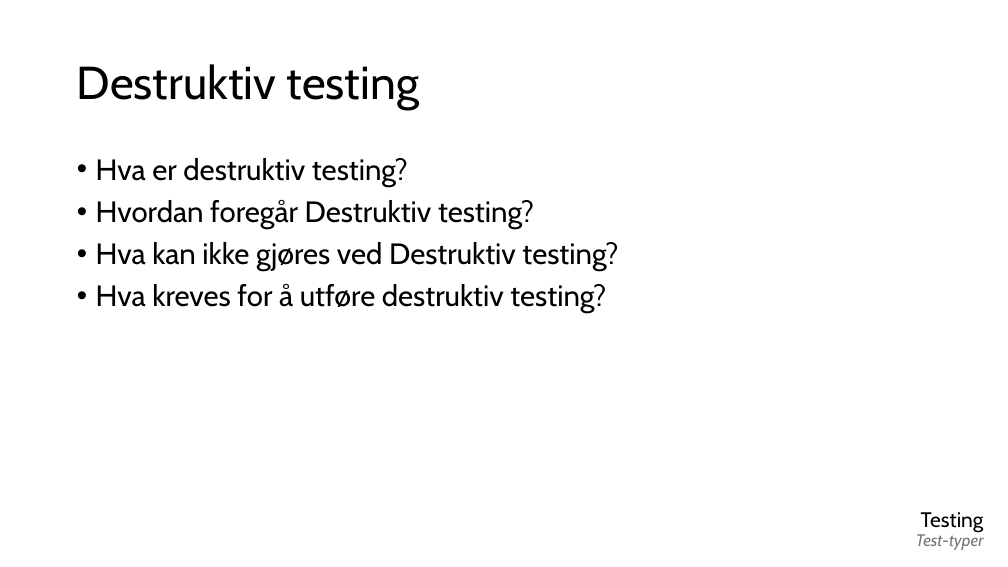
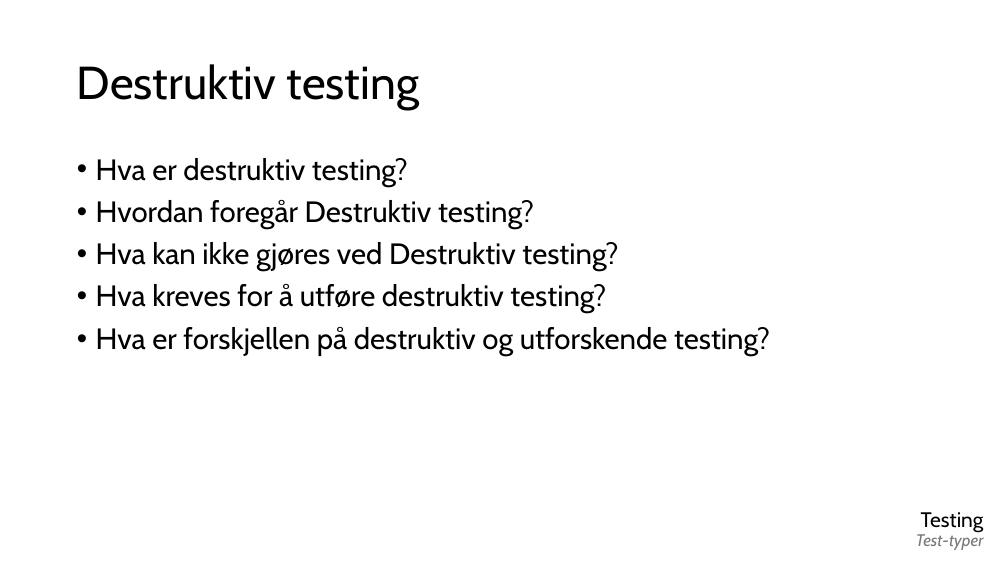
Before and after one commit to real-eo/IDATT1005-Systemutvikling, a slide deck: slide 67 of 2026 VÅR/Eksamensøving/Slides.pptx. Drawn at 1008x567 pixels with LibreOffice and Linux fonts; fonts in the diff are those of the drawing. Boxes give left, top, right and bottom in pixels: in the first picture for what was removed or moved away, otherwise in the second. Text is boxed around its words. In the diff, an @@ line names an element or a change of style, - is before the commit and + after.

Commit message:
chore: updated slides

```diff
--- a/2026 VÅR/Eksamensøving/Slides.pptx
+++ b/2026 VÅR/Eksamensøving/Slides.pptx
@@ text at bbox=[96, 327, 770, 356]: paragraph added @@
+• Hva er forskjellen på destruktiv og utforskende testing?
```
Also in this commit, not shown: 2 other slides changed.
